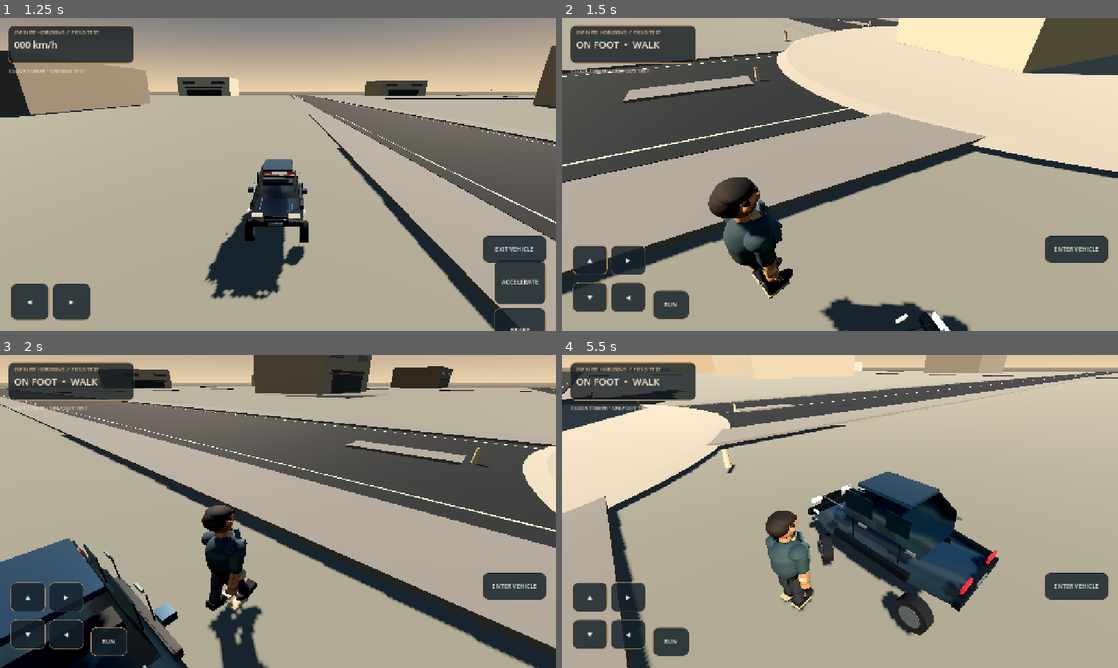
Above: before the commit, frames 1-4 (two rows, left to right).
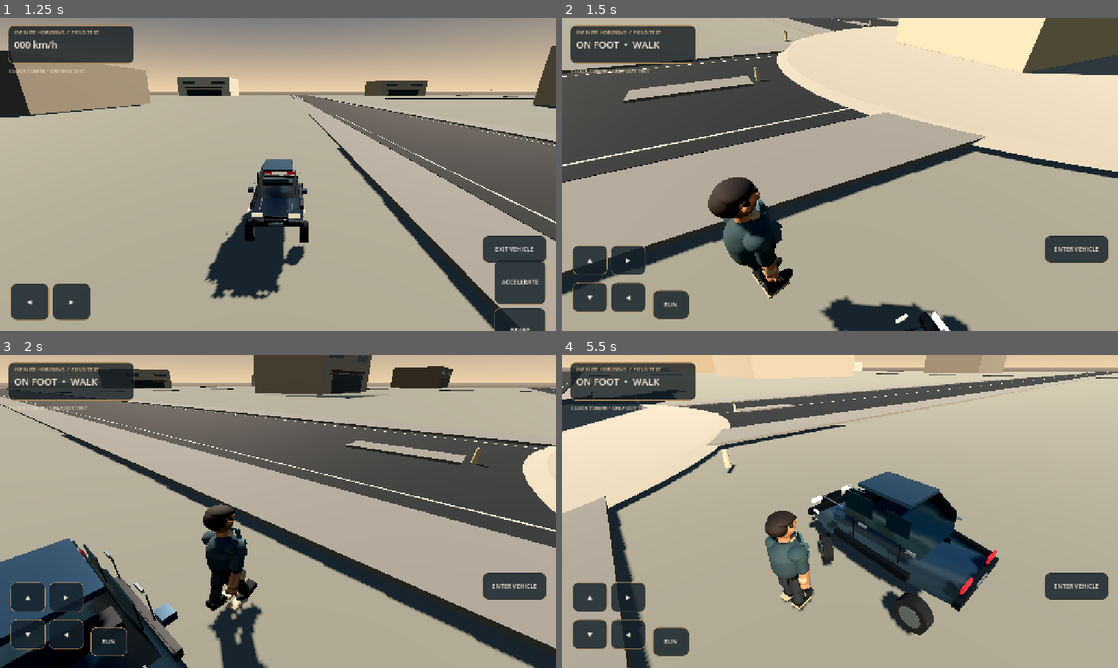
Above: after the commit, the same moments.

Repository: strideproject77-lgtm/Hill-Climb
Game: Godot game, scene res://scenes/main.tscn
The game is run twice, just before and just after one commit, with the same random seed, the same clock (stepped at 60 frames per second) and the same inputs.
Inputs (mouse positions are in pixels of both pictures, inside the frame that each line leads up to):
- Up to frame 1 (1.25 s): click "ENTER VEHICLE" at 0.5 s
- Up to frame 2 (1.5 s): tap Enter at 1.25 s; move the mouse to (962, 158) at 1.27 s; hold Right from 1.28 s (still down); tap E at 1.35 s; click (962, 158) at 1.42 s
- Up to frame 3 (2 s): keep holding Right
- Up to frame 4 (5.5 s): release Right at 2 s; click "ENTER VEHICLE" at 2 s; drag from (728, 527) to (812, 574) at 2.77 s; click "ACCELERATE" at 3.5 s; click "BRAKE" at 4.25 s; move the mouse to (895, 442) at 5.02 s; hold Right from 5.03 s (still down); tap E at 5.1 s

Frame 1 is identical in both runs. In frame 2, 0.1% of the frame differs, in the area x 26-64%, y 50-93%; in frame 3, 0.2%, in the area x 36-46%, y 47-87%; in frame 4, 0.2%.

Commit message:
Add procedural facial motion and ground-adaptive feet

Diff:
--- a/game/scripts/player_character.gd
+++ b/game/scripts/player_character.gd
@@ -19,6 +19,16 @@
 var right_elbow: Node3D
 var left_wrist: Node3D
 var right_wrist: Node3D
+var left_eye: MeshInstance3D
+var right_eye: MeshInstance3D
+var left_pupil: MeshInstance3D
+var right_pupil: MeshInstance3D
+var mouth_detail: MeshInstance3D
+var facial_clock := 0.0
+var blink_amount := 0.0
+var next_blink_at := 2.8
+var left_foot_ik_offset := 0.0
+var right_foot_ik_offset := 0.0
 var anim_clock := 0.0
 var moving_amount := 0.0
 var grounded_amount := 1.0
@@ -83,6 +93,7 @@
 		idle_clock += delta
 	move_and_slide()
 	grounded_amount = move_toward(grounded_amount, 1.0 if is_on_floor() else 0.0, delta * 8.0)
+	_update_foot_grounding(delta)
 	_animate_character(delta)
 
 func _add_collision() -> void:
@@ -223,11 +234,19 @@
 		var eye := SphereMesh.new()
 		eye.radius = 0.027
 		eye.height = 0.035
-		_mesh(visual_root, eye, Vector3(side * 0.078, 2.015, -0.211), eye_white)
+		var eye_part := _mesh(visual_root, eye, Vector3(side * 0.078, 2.015, -0.211), eye_white)
+		if side < 0.0:
+			left_eye = eye_part
+		else:
+			right_eye = eye_part
 		var pupil := SphereMesh.new()
 		pupil.radius = 0.013
 		pupil.height = 0.018
-		_mesh(visual_root, pupil, Vector3(side * 0.078, 2.014, -0.235), eye_dark)
+		var pupil_part := _mesh(visual_root, pupil, Vector3(side * 0.078, 2.014, -0.235), eye_dark)
+		if side < 0.0:
+			left_pupil = pupil_part
+		else:
+			right_pupil = pupil_part
 		var pocket := BoxMesh.new()
 		pocket.size = Vector3(0.13, 0.15, 0.025)
 		_mesh(visual_root, pocket, Vector3(side * 0.19, 1.30, -0.337), shirt)
@@ -254,7 +273,7 @@
 	_mesh(visual_root, nose_tip, Vector3(0, 1.925, -0.25), skin)
 	var mouth := BoxMesh.new()
 	mouth.size = Vector3(0.105, 0.018, 0.018)
-	_mesh(visual_root, mouth, Vector3(0, 1.875, -0.226), lip_mat)
+	mouth_detail = _mesh(visual_root, mouth, Vector3(0, 1.875, -0.226), lip_mat)
 	for side in [-1.0, 1.0]:
 		var brow := BoxMesh.new()
 		brow.size = Vector3(0.09, 0.025, 0.035)
@@ -336,6 +355,58 @@
 		thumb.height = 0.09
 		var thumb_part := _mesh(wrist, thumb, Vector3(side * 0.085, -0.015, -0.015), skin)
 		thumb_part.rotation.z = -side * 0.65
+
+
+func _update_foot_grounding(delta: float) -> void:
+	# Lightweight ground adaptation for uneven streets; this is not full two-bone IK.
+	var space := get_world_3d().direct_space_state
+	var foot_specs := [
+		{"ankle": left_ankle, "side": -1.0},
+		{"ankle": right_ankle, "side": 1.0}
+	]
+	for spec in foot_specs:
+		var ankle: Node3D = spec["ankle"]
+		if ankle == null:
+			continue
+
+		var side: float = spec["side"]
+		var foot_origin := ankle.global_position + Vector3(0.0, 0.42, -0.06)
+		var query := PhysicsRayQueryParameters3D.create(foot_origin, foot_origin + Vector3.DOWN * 0.78)
+		query.exclude = [get_rid()]
+		var hit := space.intersect_ray(query)
+		var target_offset := 0.0
+		if not hit.is_empty() and is_on_floor():
+			var desired_foot_y: float = hit.position.y + 0.075
+			target_offset = clampf(desired_foot_y - (ankle.global_position.y - 0.31 + 0.045), -0.12, 0.12)
+		if side < 0.0:
+			left_foot_ik_offset = move_toward(left_foot_ik_offset, target_offset, delta * 3.8)
+			ankle.position.y = -0.31 + left_foot_ik_offset
+		else:
+			right_foot_ik_offset = move_toward(right_foot_ik_offset, target_offset, delta * 3.8)
+			ankle.position.y = -0.31 + right_foot_ik_offset
+
+func _animate_face(delta: float, active_gait: float) -> void:
+	facial_clock += delta
+	if facial_clock >= next_blink_at:
+		blink_amount = 1.0
+		next_blink_at = facial_clock + 2.4 + fmod(facial_clock * 1.73, 2.1)
+	blink_amount = move_toward(blink_amount, 0.0, delta * 11.0)
+	var eye_height := maxf(0.12, 1.0 - blink_amount * 0.92)
+	if left_eye:
+		left_eye.scale.y = eye_height
+	if right_eye:
+		right_eye.scale.y = eye_height
+	var gaze_x := clampf(movement_intent_world.dot(global_transform.basis.x), -1.0, 1.0) * 0.012
+	var gaze_y := clampf(movement_intent_world.dot(global_transform.basis.z), -1.0, 1.0) * 0.006
+	if left_pupil:
+		left_pupil.position.x = -0.078 + gaze_x
+		left_pupil.position.y = 2.014 + gaze_y
+	if right_pupil:
+		right_pupil.position.x = 0.078 + gaze_x
+		right_pupil.position.y = 2.014 + gaze_y
+	if mouth_detail:
+		mouth_detail.scale.x = 1.0 + sin(facial_clock * 0.8) * 0.025 * (1.0 - active_gait)
+
 
 func _animate_character(delta: float) -> void:
 	var horizontal_speed := Vector2(velocity.x, velocity.z).length()
@@ -389,6 +460,7 @@
 	if right_wrist:
 		right_wrist.rotation.x = 0.10 - swing * 0.12
 		right_wrist.rotation.z = 0.035 * active_gait
+	_animate_face(delta, active_gait)
 	if visual_root:
 		var idle_sway := sin(idle_clock * 1.15) * 0.006 * (1.0 - active_gait)
 		var turn_lean := -turn_weight * lerpf(0.025, 0.055, run_blend)
@@ -397,5 +469,6 @@
 		visual_root.rotation.z = turn_lean + idle_sway * 0.35
 		visual_root.rotation.x = start_pitch
 		visual_root.rotation.y = sin(anim_clock * 0.5) * 0.025 * active_gait
+		visual_root.rotation.x += clampf(movement_intent_world.x, -1.0, 1.0) * 0.012
 		var breath := 1.0 + sin(idle_clock * 1.7) * 0.003 * (1.0 - active_gait)
 		visual_root.scale = Vector3(1.0, breath, 1.0)
